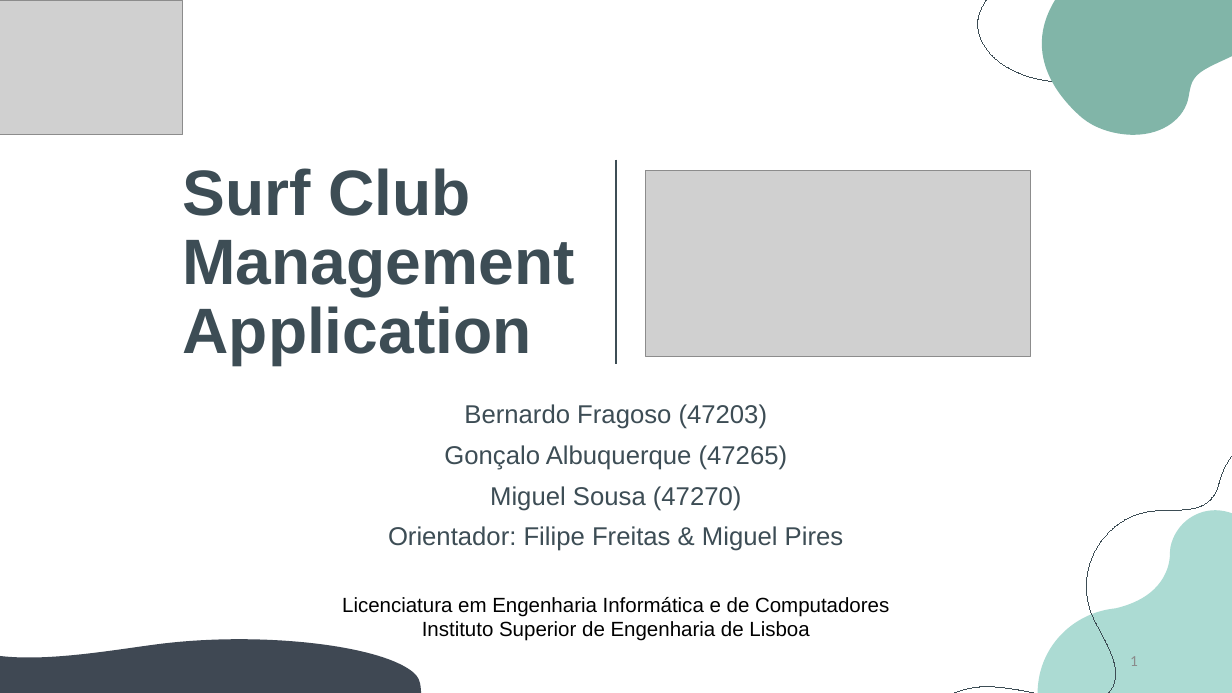
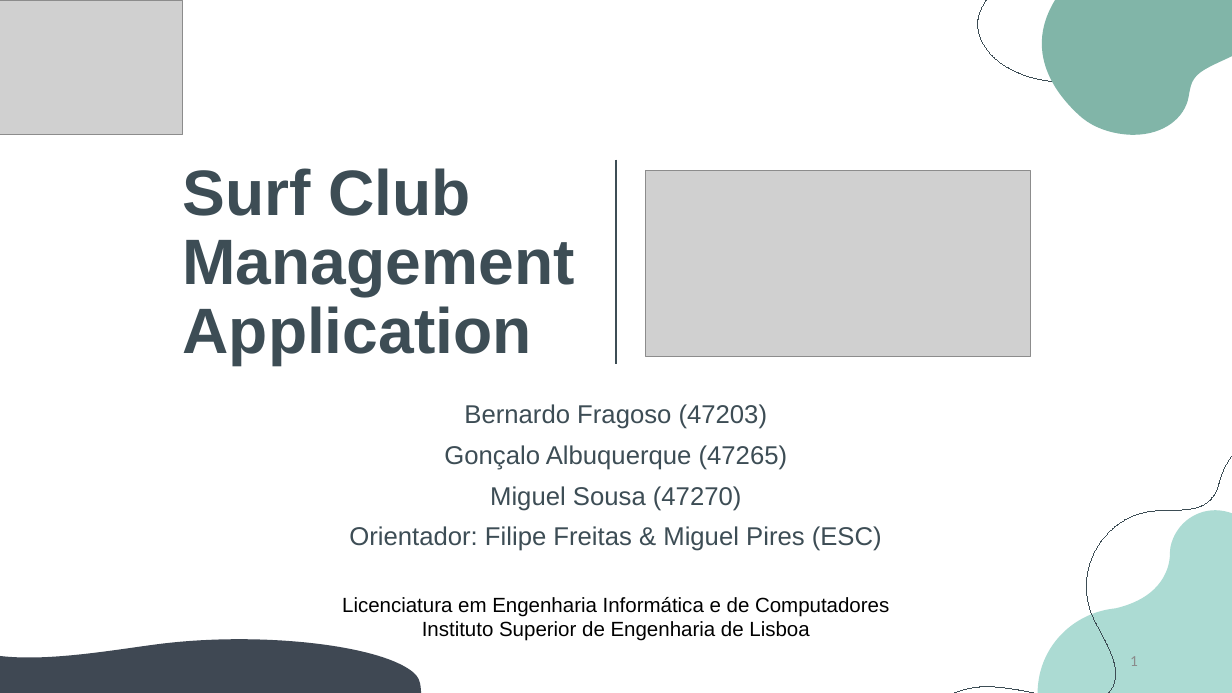
Before and after one commit to BernardoFMF/surf-management-app, a slide deck: slide 1 of docs/demonstration/demonstration.pptx. Drawn at 1232x693 pixels with LibreOffice and Linux fonts; fonts in the diff are those of the drawing; grey boxes stand for pictures. Boxes give left, top, right and bottom in pixels: in the first picture for what was removed or moved away, otherwise in the second. Text is boxed around its words. In the diff, an @@ line names an element or a change of style, - is before the commit and + after.

```diff
--- a/docs/demonstration/demonstration.pptx
+++ b/docs/demonstration/demonstration.pptx
@@ subtitle at (349,526,882,551): text changed @@
-Orientador: Filipe Freitas & Miguel Pires
+Orientador: Filipe Freitas & Miguel Pires (ESC)
```
Also in this commit, not shown: 5 other slides changed, 1 slide added, 1 other file.
